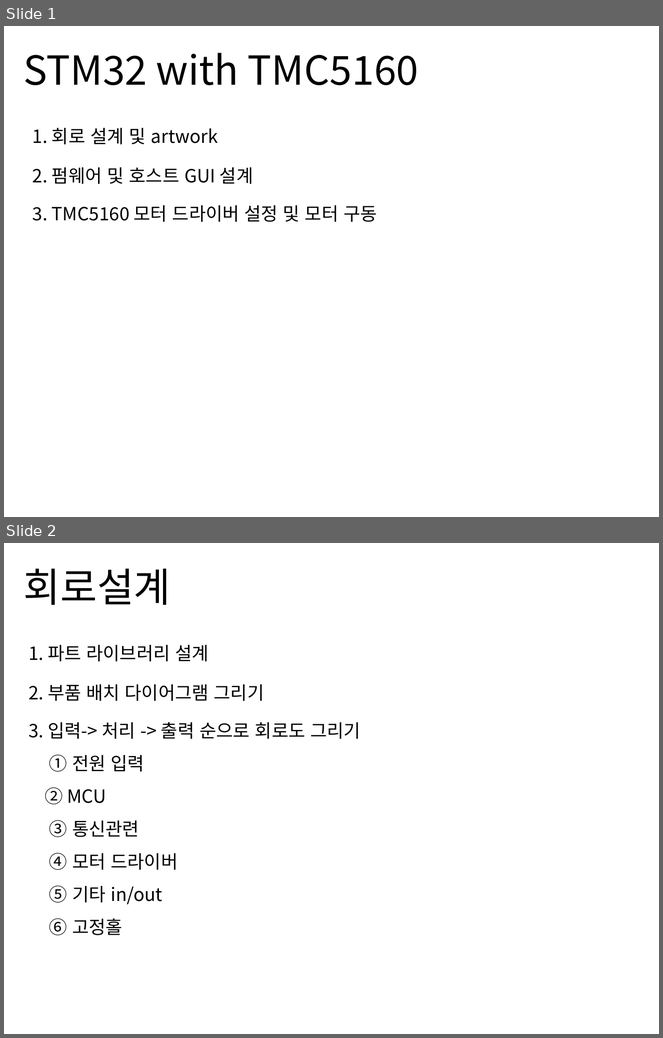
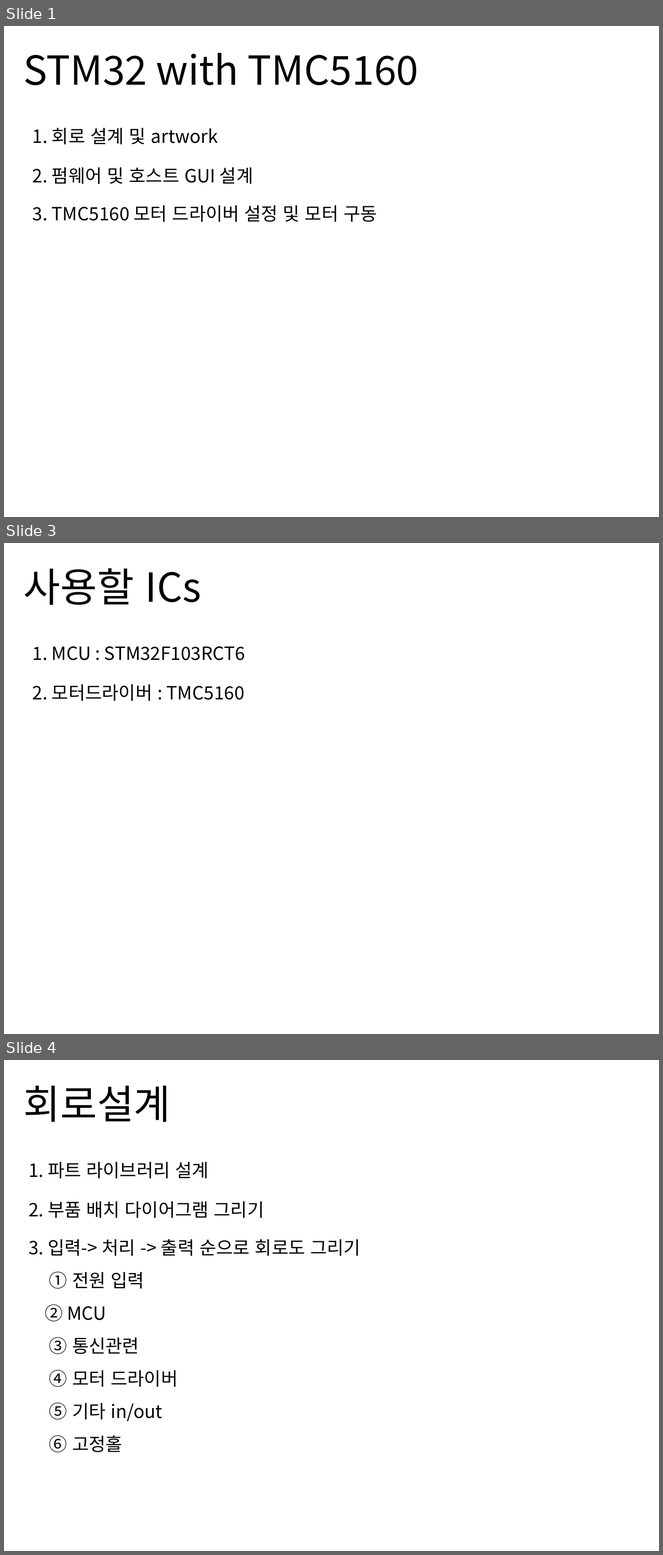
Before and after one commit to burei/project_temporary, a slide deck: Project_Temporary_Main.pptx. Shown one above the other, each under a label of ours: slides 1 and 2 before the commit, slides 1, 3 and 4 after it; the slides between them are not shown. The pictures are 663x1038 and 663x1555 pixels, drawn with LibreOffice and Linux fonts; fonts in the diff are those of the drawing. Boxes give left, top, right and bottom in pixels: in the first picture for what was removed or moved away, otherwise in the second. Text is boxed around its words. In the diff, an @@ line names an element or a change of style, - is before the commit and + after.

```diff
--- a/Project_Temporary_Main.pptx
+++ b/Project_Temporary_Main.pptx
@@ slide 3 added at box(4, 543, 659, 1034), background #FFFFFF @@
@@ title added at box(23, 568, 202, 605), 44 pt, text #000000 @@
+사용할 ICs
@@ text added at box(33, 646, 245, 661), 20 pt, text #000000 @@
+1. MCU : STM32F103RCT6
@@ text added at box(33, 684, 245, 701), 20 pt, text #000000 @@
+2. 모터드라이버 : TMC5160
@@ what was slide 2 is now slide 4 @@
```
Also in this commit, not shown: 1 other slide added, 1 other file.
